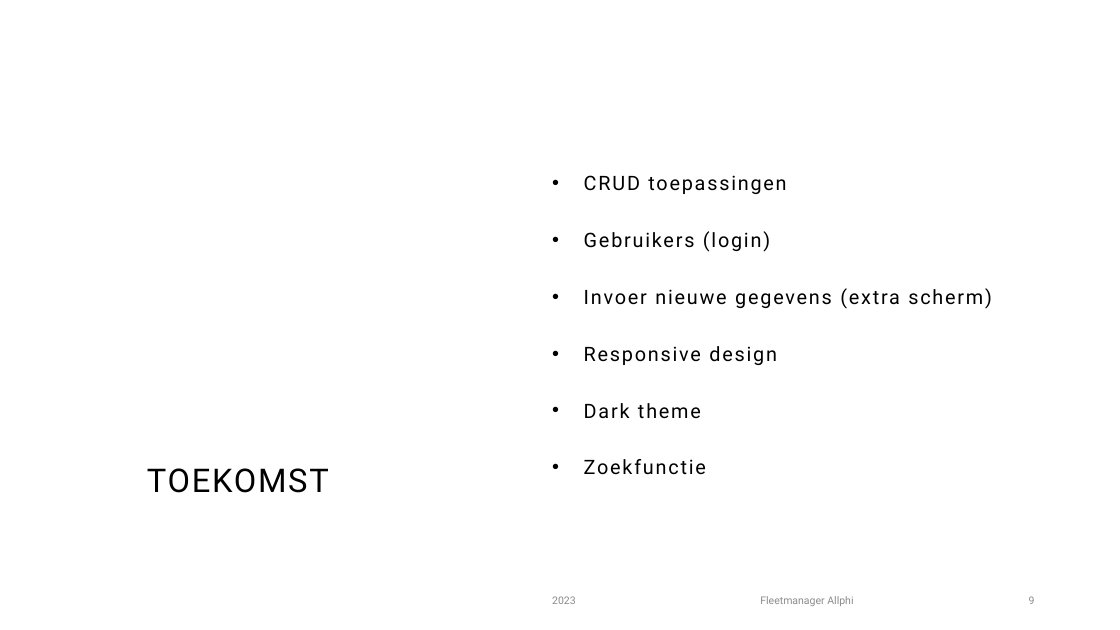
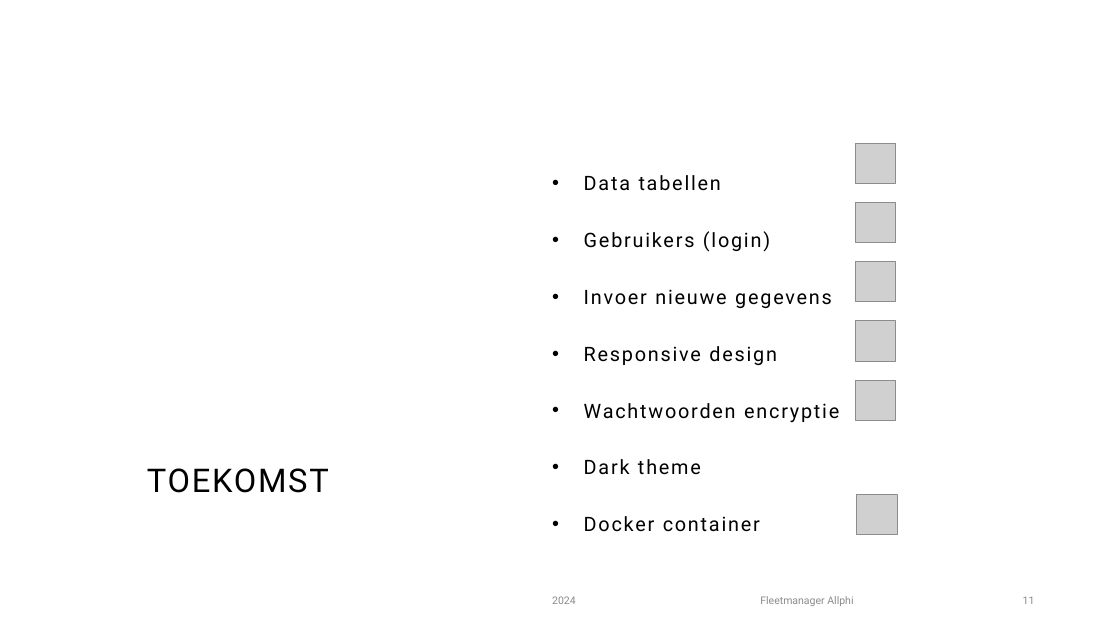
Before and after one commit to Andyke87/Groep4Fleetmanager, a slide deck: slide 11 of Fleetmanager.pptx (slide 9 before the commit). Drawn at 1120x630 pixels with LibreOffice and Linux fonts; fonts in the diff are those of the drawing; grey boxes stand for pictures; background and template pictures are left out. Boxes give left, top, right and bottom in pixels: in the first picture for what was removed or moved away, otherwise in the second. Text is boxed around its words. In the diff, an @@ line names an element or a change of style, - is before the commit and + after.

```diff
--- a/Fleetmanager.pptx
+++ b/Fleetmanager.pptx
@@ picture added at [856, 144, 897, 184] @@
@@ text at [584, 175, 721, 191]: text changed @@
-• CRUD toepassingen
+• Data tabellen
@@ picture added at [856, 202, 897, 243] @@
@@ picture added at [856, 262, 897, 302] @@
@@ text at [584, 289, 832, 308]: text changed @@
-• Invoer nieuwe gegevens (extra scherm)
+• Invoer nieuwe gegevens
@@ picture added at [856, 321, 897, 361] @@
@@ picture added at [856, 381, 897, 421] @@
@@ text at [584, 403, 839, 423]: paragraph added @@
+• Wachtwoorden encryptie
@@ picture added at [857, 495, 897, 535] @@
@@ text at [584, 516, 760, 532]: text changed @@
-• Zoekfunctie
+• Docker container
@@ text at [552, 596, 576, 604]: text changed @@
-2023
+2024
@@ page number at [1023, 597, 1035, 604]: text changed @@
-9
+11
```
Also in this commit, not shown: 8 other slides changed, 2 slides added, 56 other files.
